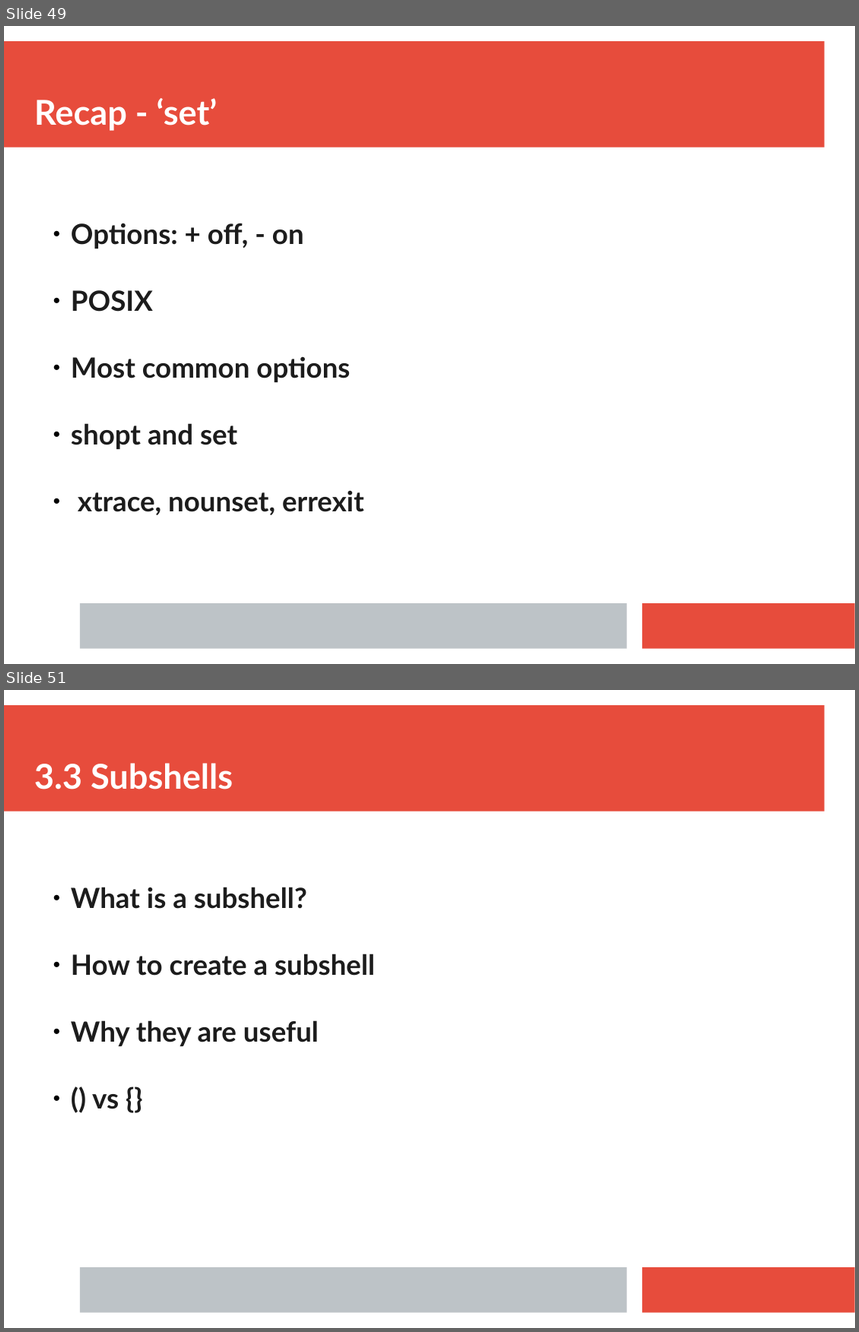
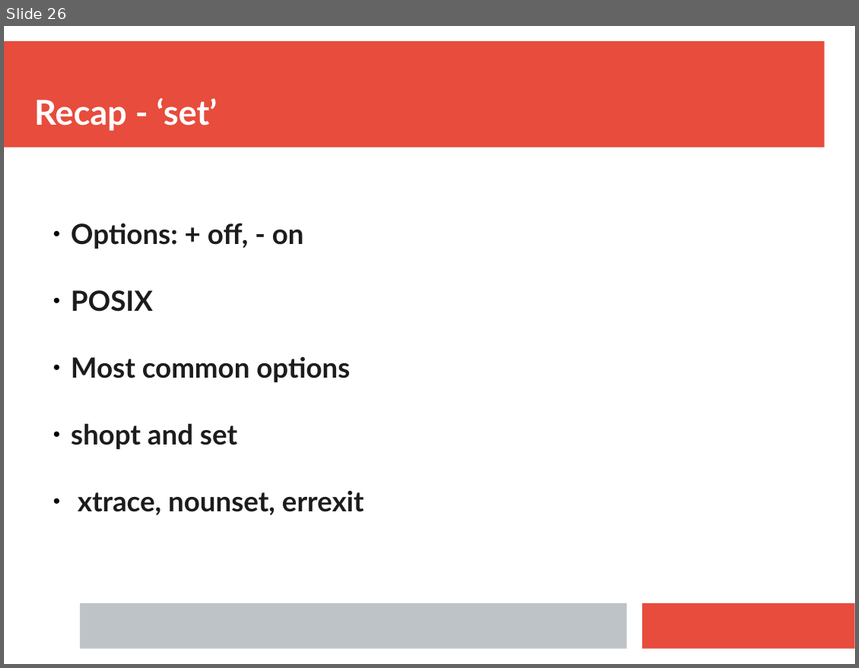
Before and after one commit to ianmiell/bash-next-steps, a slide deck: slides/bash_next_steps.pptx. Shown one above the other, each under a label of ours: slides 49 and 51 before the commit, slide 26 after it; the slides between them are not shown. The pictures are 859x1332 and 859x668 pixels, drawn with LibreOffice and Linux fonts; fonts in the diff are those of the drawing. Boxes give left, top, right and bottom in pixels: in the first picture for what was removed or moved away, otherwise in the second. Text is boxed around its words. In the diff, an @@ line names an element or a change of style, - is before the commit and + after.

```diff
--- a/slides/bash_next_steps.pptx
+++ b/slides/bash_next_steps.pptx
@@ slide 51 removed at [4,690,855,1328], background #FFFFFF; not listed: 3 template elements that a slide beside it also shows @@
@@ text removed at [34,763,233,790] @@
-3.3 Subshells
@@ text removed at [71,887,375,1110] @@
-  ● What is a subshell?
-  ● How to create a subshell
-  ● Why they are useful
-  ● () vs {}
@@ what was slide 49 is now slide 26 @@
```
Also in this commit, not shown: 3 slides changed, 2 slides added, 39 other slides removed, 1 other file.
